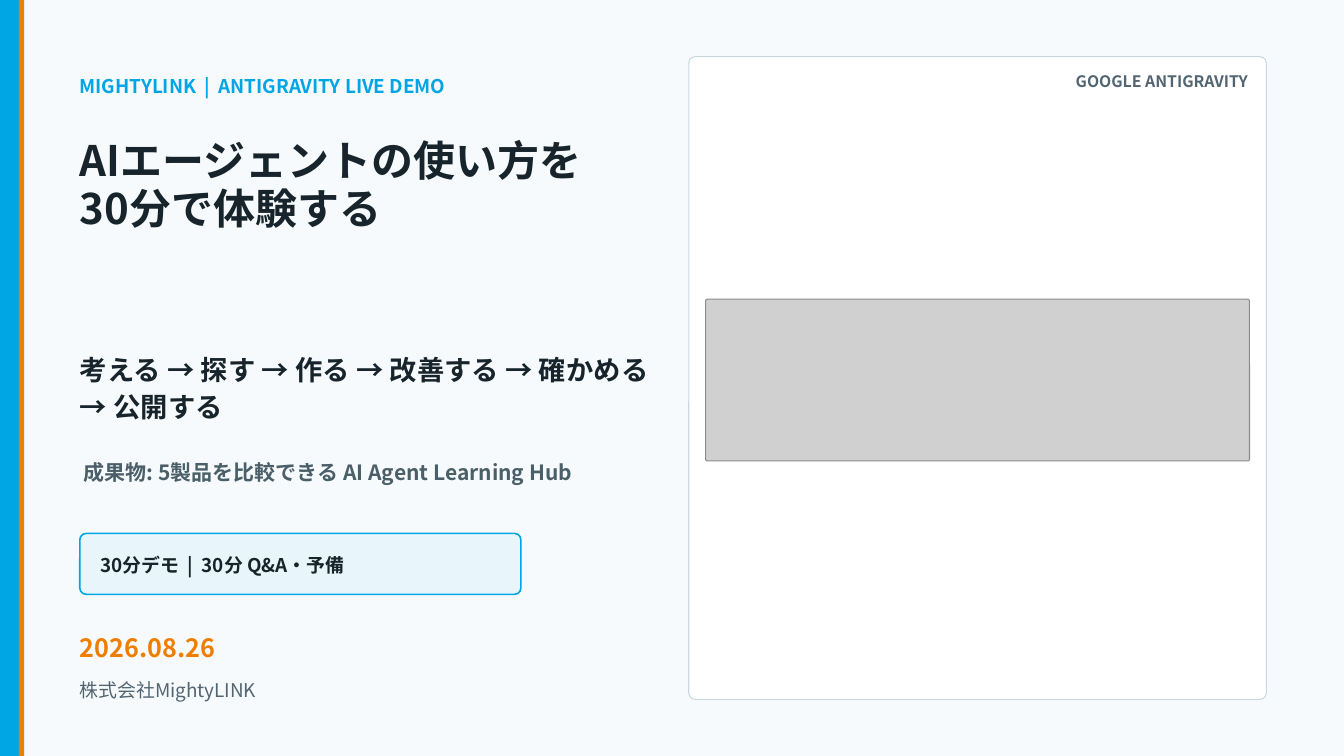
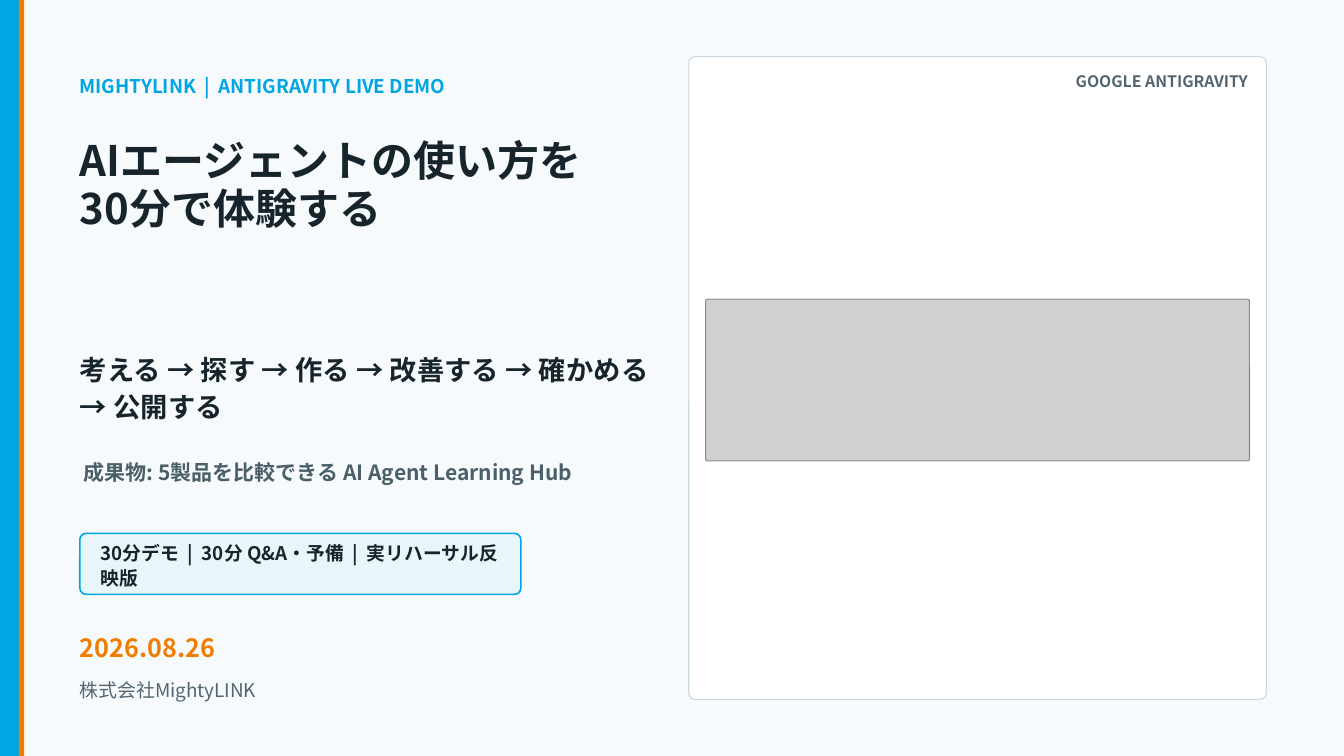
Before and after one commit to kanta13jp1/mighty-link-ai-connect, a slide deck: slide 1 of exports/knowledge_flow/mighty_skill_bridge_antigravity_user_guide_2026.pptx. Drawn at 1344x756 pixels with LibreOffice and Linux fonts; fonts in the diff are those of the drawing; grey boxes stand for pictures; background and template pictures are left out. Boxes give left, top, right and bottom in pixels: in the first picture for what was removed or moved away, otherwise in the second. Text is boxed around its words. In the diff, an @@ line names an element or a change of style, - is before the commit and + after.

```diff
--- a/exports/knowledge_flow/mighty_skill_bridge_antigravity_user_guide_2026.pptx
+++ b/exports/knowledge_flow/mighty_skill_bridge_antigravity_user_guide_2026.pptx
@@ text in rounded rectangle at box(101, 544, 498, 587): text changed; size 13.5 to 13.4 pt @@
-30分デモ | 30分 Q&A・予備
+30分デモ | 30分 Q&A・予備 | 実リハーサル反映版
```
Also in this commit, not shown: 24 other slides changed, 5 slides added, 1 slide removed, 13 other files.
